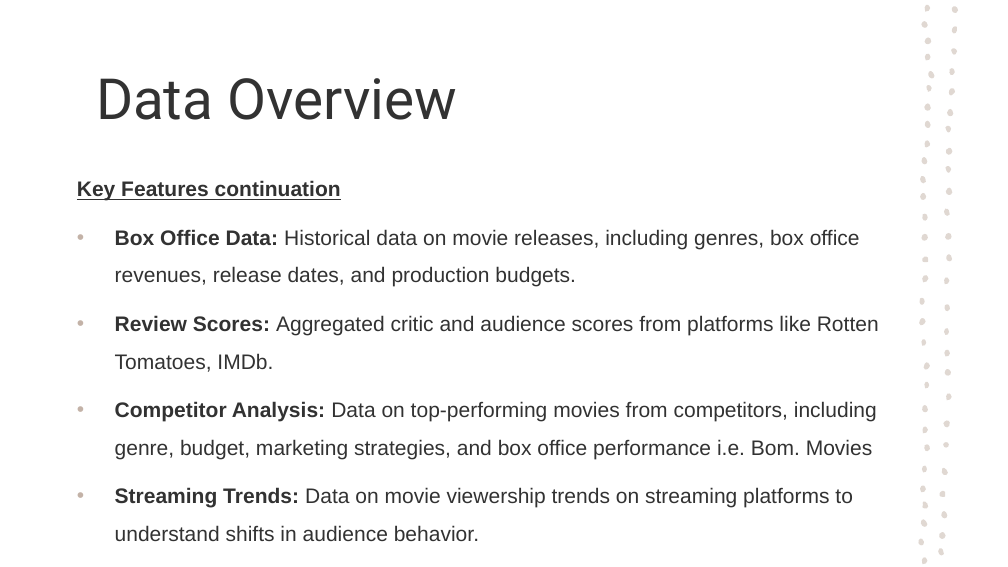
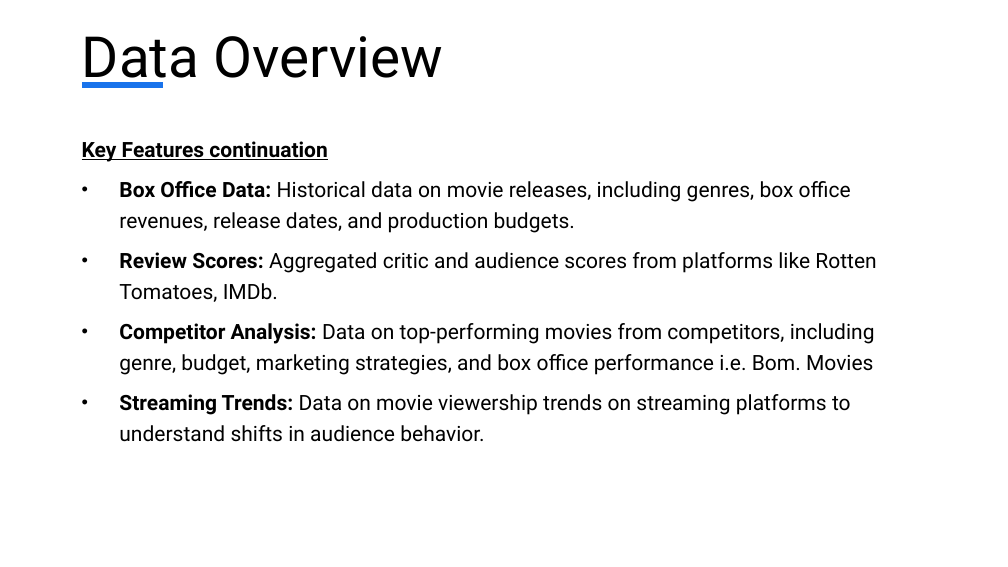
Before and after one commit to Rodgerdev/movies_data_project, a slide deck: slide 6 of Power point presentation/Box_Office_Trend_Analysis.pptx. Drawn at 1008x567 pixels with LibreOffice and Linux fonts; fonts in the diff are those of the drawing. Boxes give left, top, right and bottom in pixels: in the first picture for what was removed or moved away, otherwise in the second. Text is boxed around its words. In the diff, an @@ line names an element or a change of style, - is before the commit and + after.

```diff
--- a/Power point presentation/Box_Office_Trend_Analysis.pptx
+++ b/Power point presentation/Box_Office_Trend_Analysis.pptx
@@ title "Data Overview": place and size @@
-title "Data Overview" at bbox=[96, 78, 457, 120]
+title "Data Overview" at bbox=[82, 36, 443, 88]
@@ title "Data Overview" at bbox=[82, 36, 443, 88]: text colour #323232 to #000000; vertical alignment middle to top @@
@@ line added from (82, 85) to (163, 85), #1973EB 6 pt @@
@@ text "Key Features continuation": place and size @@
-text "Key Features continuation" at bbox=[77, 180, 879, 541]
+text "Key Features continuation" at bbox=[82, 141, 876, 442]
@@ text "Key Features continuation" at bbox=[82, 141, 876, 442]: font Arial to Roboto, text colour #323232 to #000000; line spacing 1.5 to 1.2 @@
@@ group removed at bbox=[918, 2, 959, 565]: 57 freeform shapes @@
```
Also in this commit, not shown: 20 other slides changed, 2 other files.
